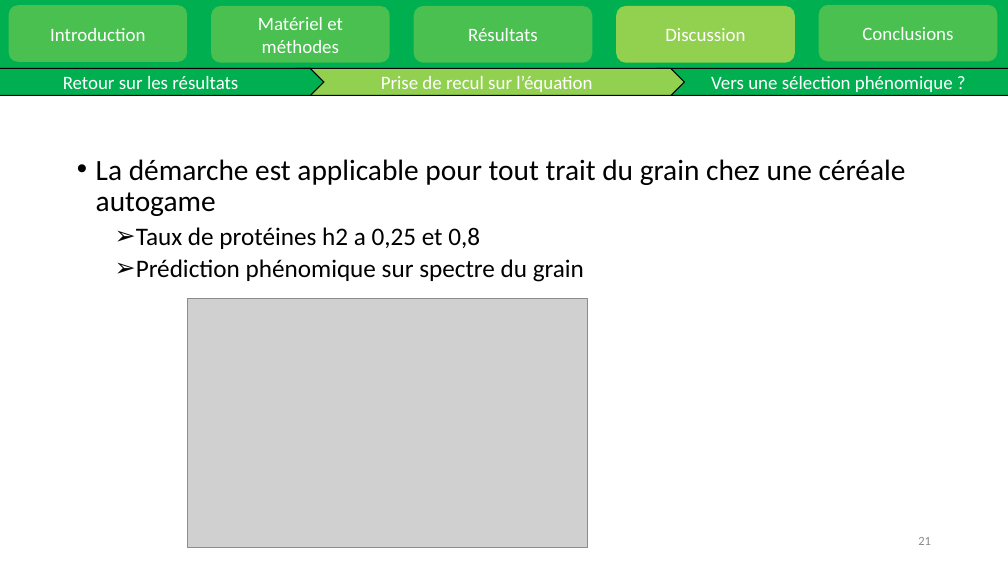
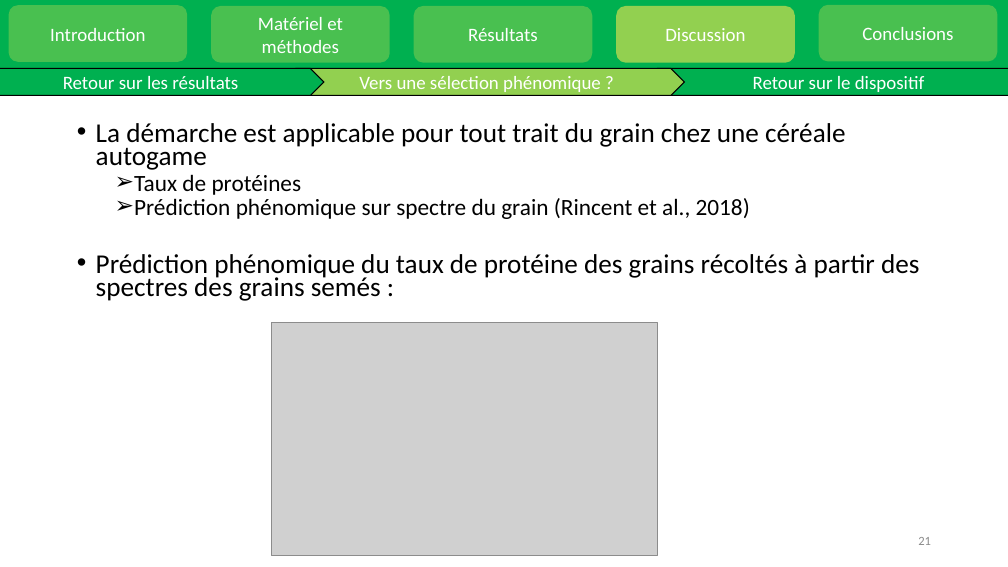
Before and after one commit to martinEcarnot/Stage_CBienvenu_2023, a slide deck: slide 21 of présentation-v1.pptx. Drawn at 1008x567 pixels with LibreOffice and Linux fonts; fonts in the diff are those of the drawing; grey boxes stand for pictures. Boxes give left, top, right and bottom in pixels: in the first picture for what was removed or moved away, otherwise in the second. Text is boxed around its words. In the diff, an @@ line names an element or a change of style, - is before the commit and + after.

```diff
--- a/présentation-v1.pptx
+++ b/présentation-v1.pptx
@@ pentagon arrow "Vers une sélection phénomique ?": place and size @@
-pentagon arrow "Vers une sélection phénomique ?" at [657,69,1008,96]
+pentagon arrow "Vers une sélection phénomique ?" at [296,69,685,96]
@@ pentagon arrow "Vers une sélection phénomique ?" at [296,69,685,96]: fill #00B050 to #92D050 @@
@@ pentagon arrow removed at [296,69,685,96] @@
-Prise de recul sur l’équation
@@ pentagon arrow added at [657,69,1008,96], fill #00B050, outline #000000 1 pt, 18 pt, text #FFFFFF @@
+Retour sur le dispositif
@@ text "La démarche est applicable pour ...": place and size @@
-text "La démarche est applicable pour ..." at [96,159,906,282]
+text "La démarche est applicable pour ..." at [96,123,919,301]
@@ text at [96,123,845,170]: size 28 to 25.9 pt in "La démarche est applicable pour tout trait ..."; line spacing 0.9 to 0.7 @@
@@ text at [96,174,919,301]: text changed; size 24 to 25.9 pt @@
-  ➢ Taux de protéines h2 a 0,25 et 0,8
-  ➢ Prédiction phénomique sur spectre du grain
+  ➢ Taux de protéines
+  ➢ Prédiction phénomique sur spectre du grain (Rincent et al., 2018)
+• Prédiction phénomique du taux de protéine des grains récoltés à partir des spectres des grains semés :
@@ picture: place and size @@
-picture at [188,299,588,547]
+picture at [271,323,657,556]
```
Also in this commit, not shown: 8 other slides changed, 1 slide added, 2 other files.
